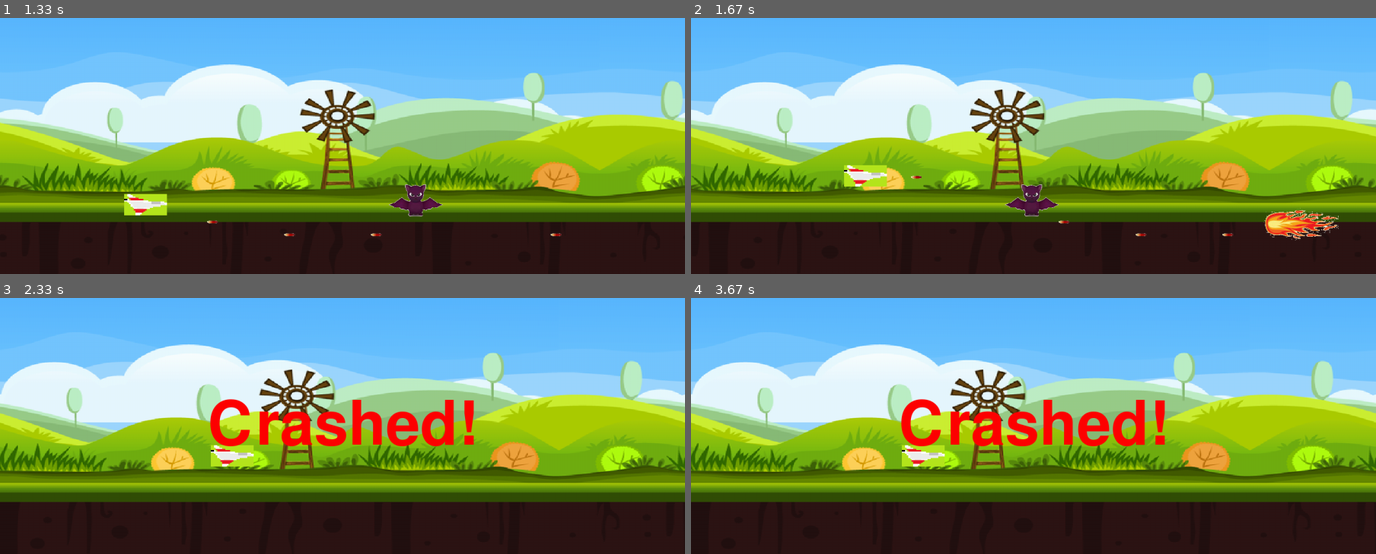
Above: before the commit, frames 1-4 (two rows, left to right).
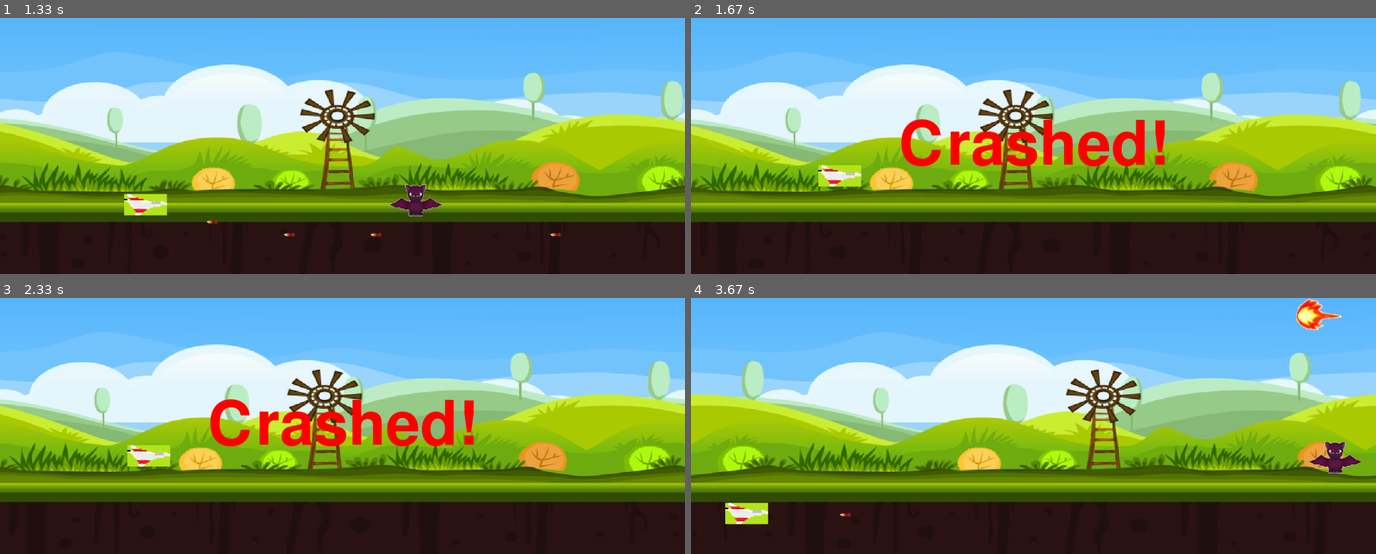
Above: after the commit, the same moments.

Repository: DJmong/Pygame
Game: pygame game, started from main.py
Same seed, same stepped clock (60 frames per second), same inputs: the game is played once before the commit and once after it.
Inputs:
- Up to frame 1 (1.33 s): tap Ctrl at 0.33, 0.73, 1.03, 1.23 s; hold Right 0.67-1.13 s; hold Up from 1.17 s (still down)
- Up to frame 2 (1.67 s): release Up at 1.47 s; hold Right from 1.5 s (still down); tap Ctrl at 1.57 s
- Up to frame 3 (2.33 s): tap Ctrl at 1.87 s; release Right at 1.97 s
- Up to frame 4 (3.67 s): no input

Frame 1 is identical in both runs. In frame 2, 15% of the frame differs, in the area x 0-100%, y 18-87%; in frame 3, 19%; in frame 4, 33%, in the area x 0-100%, y 0-89%.

Commit message:
Add User Collision Check Function, > Check user with enemy list collision every time, > before use this Function, Need to Add Item in enemy list
Next
> Modify User Collision Algorithm

Diff:
--- a/main.py
+++ b/main.py
@@ -60,6 +60,7 @@
 
     batDeath = False
     boom_count = 0
+    eg.add_enemy(bat)
 
     user.setLocation(width * 0.05, height * 0.8)
 
@@ -172,7 +173,7 @@
         #bullet check for bat
         if len(bullet_list) != 0:
             for bullet in bullet_list:
-                isShotBat = eg.chk_Collision(bullet, bat)
+                isShotBat = eg.chk_collision(bullet, bat)
                 if isShotBat == True:
                     bullet_list.remove(bullet)
                     batDeath = True
@@ -184,10 +185,8 @@
 
 
         #crash check for
-        if x + aircraft_width > bat_x:
-            if (y > bat_y and y < bat_y + bat_height) or\
-            (y + aircraft_height > bat_y and y + aircraft_height < bat_y + bat_height):
-                crash()
+        if eg.chk_user_collision(user):
+            crash()
 
         #fire crash check
         if fire[1] != None:
--- a/source/engine.py
+++ b/source/engine.py
@@ -1,12 +1,22 @@
 import pygame
 
 list_unit = list()
-
+list_enemy = list()
 
 def move_unit():
     global list_unit
     for unit in list_unit:
         unit.move()
+
+def chk_user_collision(user):
+    for enemy in list_enemy:
+        if chk_collision(user, enemy):
+            return True
+
+    return False
+
+def add_enemy(enemy):
+    list_enemy.append(enemy)
 
 def add_unit(unit):
     global list_unit
@@ -17,14 +27,17 @@
     if unit in list_unit:
         list_unit.remove(unit)
 
-def chk_Collision(unit_a, unit_b):
+def chk_collision(unit_a, unit_b):
     x_a, y_a = unit_a.getLocation()
     w_a, h_a = unit_a.getSize()
 
     x_b, y_b = unit_b.getLocation()
     w_b, h_b = unit_b.getSize()
 
-    if x_a + w_a > x_b:
+
+
+    if (x_a > x_b and x_a < x_b + w_b) or\
+    (x_a + w_a > y_b and x_a + w_a < x_b + w_b):
         if (y_a > y_b and y_a < y_b + h_b) or\
         (y_a + h_a > y_b and y_a + h_a < y_b + h_b):
             return True
